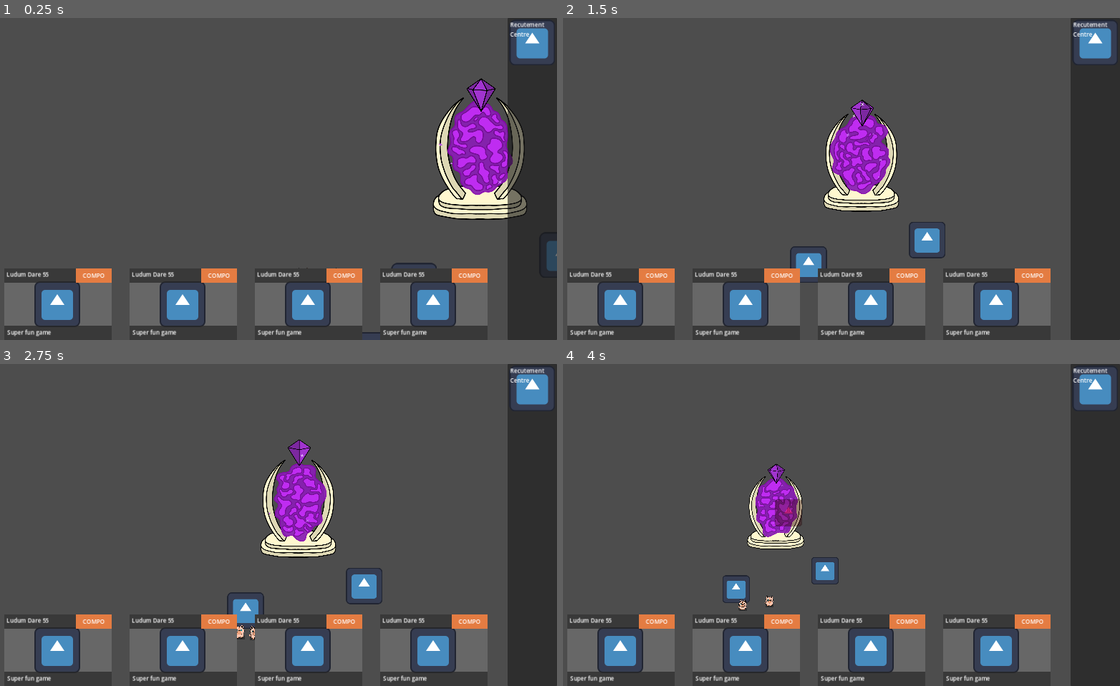
Above: before the commit, frames 1-4 (two rows, left to right).
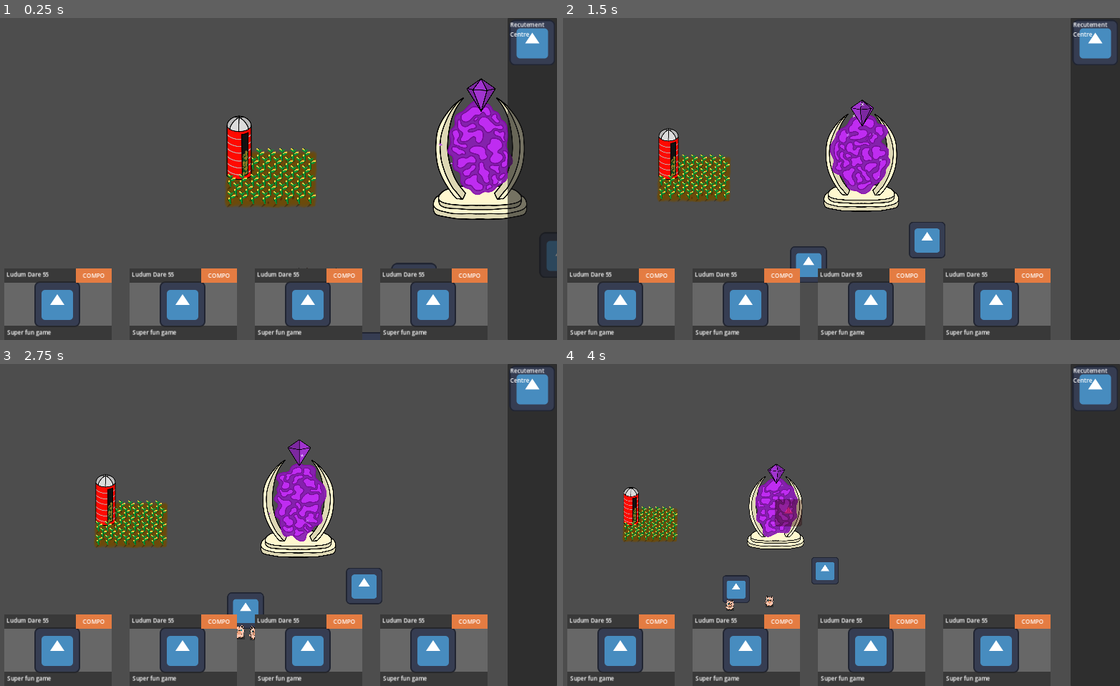
Above: after the commit, the same moments.

Repository: CiaranWoodward/LD55
Game: Godot game, scene res://Map/GameMap.tscn
Same seed, same stepped clock (60 frames per second), same inputs: the game is played once before the commit and once after it. The engine's default icon, where the game draws it, is replaced by a stand-in: a white triangle on a blue panel in a dark square.
Inputs (mouse positions are in pixels of both pictures, inside the frame that each line leads up to):
- Up to frame 1 (0.25 s): no input
- Up to frame 2 (1.5 s): move the mouse to (958, 162) at 0.52 s; hold Right (ui_right) 0.53-1.25 s; hold Mouse wheel down (zoom_in) 0.53-1.25 s; click (958, 162) at 0.67 s; drag from (718, 195) to (830, 265) at 1.27 s
- Up to frame 3 (2.75 s): click "Recutement Centre" at 2 s
- Up to frame 4 (4 s): move the mouse to (891, 454) at 2.77 s; hold Right (ui_right) 2.78-3.5 s; hold Mouse wheel down (zoom_in) 2.78-3.5 s; drag from (802, 589) to (785, 512) at 3.52 s

The runs differ from the first frame. In frame 1, 3.3% of the frame differs, in the area x 40-57%, y 30-59%; in frame 2, 2.1%; in frame 3, 2.1%; in frame 4, 1.3%.

Commit message:
added cornfield scene and graphics

Diff:
--- /dev/null
+++ b/Buildings/CornField.gd
@@ -0,0 +1,16 @@
+extends ProductionBuilding
+
+# Called when the node enters the scene tree for the first time.
+func _ready():
+	super._ready()
+	change_queue_count(Global.ResourceType.CAT, -1)
+
+# Called every frame. 'delta' is the elapsed time since the previous frame.
+func _process(delta):
+	super._process(delta)
+
+func do_build():
+	super.do_build()
+	var cat: Cat = load("res://Characters/Cat.tscn").instantiate()
+	cat.position = self.position
+	Global.game_map.add_character(cat)
--- /dev/null
+++ b/Buildings/CornField.tscn
@@ -0,0 +1,253 @@
+[gd_scene load_steps=10 format=3 uid="uid://c52obgi0jrhc1"]
+
+[ext_resource type="Script" path="res://Buildings/CornField.gd" id="1_2504k"]
+[ext_resource type="Texture2D" uid="uid://dp4ghly3jtsek" path="res://Graphics/Buildings/Ground0000.png" id="2_a2uwx"]
+[ext_resource type="Texture2D" uid="uid://dud533um7hrxk" path="res://Graphics/Buildings/CornField/Silo0000.png" id="2_bbyki"]
+[ext_resource type="PackedScene" uid="uid://dtejwydluj4u0" path="res://Buildings/CornStalk.tscn" id="2_clmvm"]
+[ext_resource type="Texture2D" uid="uid://ewhg68vdj3ix" path="res://Graphics/Buildings/GroundFlecks0000.png" id="3_ypu8m"]
+[ext_resource type="Texture2D" uid="uid://tyqbiq3emmtr" path="res://Graphics/Icons/WhiteSquare0000.png" id="6_8is2w"]
+[ext_resource type="Texture2D" uid="uid://co1lpbyvujc2b" path="res://Graphics/Buildings/CornField/CornBarTile0000.png" id="7_e3d3b"]
+[ext_resource type="Texture2D" uid="uid://b1433u6otf7xb" path="res://Graphics/Buildings/CornField/CornBarTop0000.png" id="8_ls4s7"]
+
+[sub_resource type="RectangleShape2D" id="RectangleShape2D_o5ibk"]
+size = Vector2(135, 136.5)
+
+[node name="CornField" type="Node2D"]
+script = ExtResource("1_2504k")
+
+[node name="Graphic" type="Node2D" parent="."]
+
+[node name="Ground" type="Node2D" parent="Graphic"]
+scale = Vector2(1.31401, 1.68064)
+
+[node name="Back" type="Sprite2D" parent="Graphic/Ground"]
+self_modulate = Color(0.419608, 0.290196, 0.0392157, 1)
+texture = ExtResource("2_a2uwx")
+
+[node name="Flecks" type="Sprite2D" parent="Graphic/Ground"]
+self_modulate = Color(0.498039, 0.286275, 0.0392157, 1)
+texture = ExtResource("3_ypu8m")
+
+[node name="Row6" type="Node2D" parent="Graphic"]
+position = Vector2(80, -120)
+
+[node name="CornStalk" parent="Graphic/Row6" instance=ExtResource("2_clmvm")]
+position = Vector2(-112, 56)
+scale = Vector2(0.5, 0.5)
+
+[node name="CornStalk2" parent="Graphic/Row6" instance=ExtResource("2_clmvm")]
+position = Vector2(-80, 56)
+scale = Vector2(0.5, 0.5)
+
+[node name="CornStalk3" parent="Graphic/Row6" instance=ExtResource("2_clmvm")]
+position = Vector2(-48, 56)
+scale = Vector2(0.5, 0.5)
+
+[node name="CornStalk4" parent="Graphic/Row6" instance=ExtResource("2_clmvm")]
+position = Vector2(-16, 56)
+scale = Vector2(0.5, 0.5)
+
+[node name="CornStalk5" parent="Graphic/Row6" instance=ExtResource("2_clmvm")]
+position = Vector2(16, 56)
+scale = Vector2(0.5, 0.5)
+
+[node name="Row5" type="Node2D" parent="Graphic"]
+position = Vector2(64, -96)
+
+[node name="CornStalk" parent="Graphic/Row5" instance=ExtResource("2_clmvm")]
+position = Vector2(-112, 56)
+scale = Vector2(0.5, 0.5)
+
+[node name="CornStalk2" parent="Graphic/Row5" instance=ExtResource("2_clmvm")]
+position = Vector2(-80, 56)
+scale = Vector2(0.5, 0.5)
+
+[node name="CornStalk3" parent="Graphic/Row5" instance=ExtResource("2_clmvm")]
+position = Vector2(-48, 56)
+scale = Vector2(0.5, 0.5)
+
+[node name="CornStalk4" parent="Graphic/Row5" instance=ExtResource("2_clmvm")]
+position = Vector2(-16, 56)
+scale = Vector2(0.5, 0.5)
+
+[node name="CornStalk5" parent="Graphic/Row5" instance=ExtResource("2_clmvm")]
+position = Vector2(16, 56)
+scale = Vector2(0.5, 0.5)
+
+[node name="CornStalk6" parent="Graphic/Row5" instance=ExtResource("2_clmvm")]
+position = Vector2(48, 56)
+scale = Vector2(0.5, 0.5)
+
+[node name="Silo" type="Sprite2D" parent="Graphic"]
+position = Vector2(-88, -88)
+scale = Vector2(0.650205, 0.650205)
+texture = ExtResource("2_bbyki")
+
+[node name="BarBack" type="Sprite2D" parent="Graphic/Silo"]
+self_modulate = Color(0.121569, 0.121569, 0.121569, 1)
+show_behind_parent = true
+position = Vector2(23.8388, 30.7595)
+scale = Vector2(0.353739, 1.96737)
+texture = ExtResource("6_8is2w")
+
+[node name="BarTile" type="TextureRect" parent="Graphic/Silo"]
+show_behind_parent = true
+offset_left = 14.0
+offset_top = 37.0
+offset_right = 44.0
+offset_bottom = 127.0
+texture = ExtResource("7_e3d3b")
+expand_mode = 1
+stretch_mode = 1
+
+[node name="BarTop" type="Sprite2D" parent="Graphic/Silo/BarTile"]
+position = Vector2(15, -15)
+texture = ExtResource("8_ls4s7")
+
+[node name="BarFront" type="Sprite2D" parent="Graphic/Silo"]
+self_modulate = Color(0, 0, 0, 0.431373)
+show_behind_parent = true
+position = Vector2(23.8388, 30.7595)
+scale = Vector2(0.353739, 1.96737)
+texture = ExtResource("6_8is2w")
+
+[node name="Row4" type="Node2D" parent="Graphic"]
+position = Vector2(80, -72)
+
+[node name="CornStalk" parent="Graphic/Row4" instance=ExtResource("2_clmvm")]
+position = Vector2(-112, 56)
+scale = Vector2(0.5, 0.5)
+
+[node name="CornStalk2" parent="Graphic/Row4" instance=ExtResource("2_clmvm")]
+position = Vector2(-80, 56)
+scale = Vector2(0.5, 0.5)
+
+[node name="CornStalk3" parent="Graphic/Row4" instance=ExtResource("2_clmvm")]
+position = Vector2(-48, 56)
+scale = Vector2(0.5, 0.5)
+
+[node name="CornStalk4" parent="Graphic/Row4" instance=ExtResource("2_clmvm")]
+position = Vector2(-16, 56)
+scale = Vector2(0.5, 0.5)
+
+[node name="CornStalk5" parent="Graphic/Row4" instance=ExtResource("2_clmvm")]
+position = Vector2(16, 56)
+scale = Vector2(0.5, 0.5)
+
+[node name="Row3" type="Node2D" parent="Graphic"]
+position = Vector2(0, -48)
+
+[node name="CornStalk" parent="Graphic/Row3" instance=ExtResource("2_clmvm")]
+position = Vector2(-112, 56)
+scale = Vector2(0.5, 0.5)
+
+[node name="CornStalk2" parent="Graphic/Row3" instance=ExtResource("2_clmvm")]
+position = Vector2(-80, 56)
+scale = Vector2(0.5, 0.5)
+
+[node name="CornStalk3" parent="Graphic/Row3" instance=ExtResource("2_clmvm")]
+position = Vector2(-48, 56)
+scale = Vector2(0.5, 0.5)
+
+[node name="CornStalk4" parent="Graphic/Row3" instance=ExtResource("2_clmvm")]
+position = Vector2(-16, 56)
+scale = Vector2(0.5, 0.5)
+
+[node name="CornStalk5" parent="Graphic/Row3" instance=ExtResource("2_clmvm")]
+position = Vector2(16, 56)
+scale = Vector2(0.5, 0.5)
+
+[node name="CornStalk6" parent="Graphic/Row3" instance=ExtResource("2_clmvm")]
+position = Vector2(48, 56)
+scale = Vector2(0.5, 0.5)
+
+[node name="CornStalk7" parent="Graphic/Row3" instance=ExtResource("2_clmvm")]
+position = Vector2(80, 56)
+scale = Vector2(0.5, 0.5)
+
+[node name="CornStalk8" parent="Graphic/Row3" instance=ExtResource("2_clmvm")]
+position = Vector2(112, 56)
+scale = Vector2(0.5, 0.5)
+
+[node name="Row2" type="Node2D" parent="Graphic"]
+position = Vector2(16, -24)
+
+[node name="CornStalk" parent="Graphic/Row2" instance=ExtResource("2_clmvm")]
+position = Vector2(-112, 56)
+scale = Vector2(0.5, 0.5)
+
+[node name="CornStalk2" parent="Graphic/Row2" instance=ExtResource("2_clmvm")]
+position = Vector2(-80, 56)
+scale = Vector2(0.5, 0.5)
+
+[node name="CornStalk3" parent="Graphic/Row2" instance=ExtResource("2_clmvm")]
+position = Vector2(-48, 56)
+scale = Vector2(0.5, 0.5)
+
+[node name="CornStalk4" parent="Graphic/Row2" instance=ExtResource("2_clmvm")]
+position = Vector2(-16, 56)
+scale = Vector2(0.5, 0.5)
+
+[node name="CornStalk5" parent="Graphic/Row2" instance=ExtResource("2_clmvm")]
+position = Vector2(16, 56)
+scale = Vector2(0.5, 0.5)
+
+[node name="CornStalk6" parent="Graphic/Row2" instance=ExtResource("2_clmvm")]
+position = Vector2(48, 56)
+scale = Vector2(0.5, 0.5)
+
+[node name="CornStalk7" parent="Graphic/Row2" instance=ExtResource("2_clmvm")]
+position = Vector2(80, 56)
+scale = Vector2(0.5, 0.5)
+
+[node name="Row1" type="Node2D" parent="Graphic"]
+
+[node name="CornStalk" parent="Graphic/Row1" instance=ExtResource("2_clmvm")]
+position = Vector2(-112, 56)
+scale = Vector2(0.5, 0.5)
+
+[node name="CornStalk2" parent="Graphic/Row1" instance=ExtResource("2_clmvm")]
+position = Vector2(-80, 56)
+scale = Vector2(0.5, 0.5)
+
+[node name="CornStalk3" parent="Graphic/Row1" instance=ExtResource("2_clmvm")]
+position = Vector2(-48, 56)
+scale = Vector2(0.5, 0.5)
+
+[node name="CornStalk4" parent="Graphic/Row1" instance=ExtResource("2_clmvm")]
+position = Vector2(-16, 56)
+scale = Vector2(0.5, 0.5)
+
+[node name="CornStalk5" parent="Graphic/Row1" instance=ExtResource("2_clmvm")]
+position = Vector2(16, 56)
+scale = Vector2(0.5, 0.5)
+
+[node name="CornStalk6" parent="Graphic/Row1" instance=ExtResource("2_clmvm")]
+position = Vector2(48, 56)
+scale = Vector2(0.5, 0.5)
+
+[node name="CornStalk7" parent="Graphic/Row1" instance=ExtResource("2_clmvm")]
+position = Vector2(80, 56)
+scale = Vector2(0.5, 0.5)
+
+[node name="CornStalk8" parent="Graphic/Row1" instance=ExtResource("2_clmvm")]
+position = Vector2(112, 56)
+scale = Vector2(0.5, 0.5)
+
+[node name="CollectionNode" type="Marker2D" parent="."]
+position = Vector2(-88, -88)
+scale = Vector2(0.650205, 0.650205)
+
+[node name="BuildPrevention" type="Area2D" parent="."]
+scale = Vector2(2.83117, 1.658)
+collision_layer = 3
+
+[node name="BuildPreventionShape" type="CollisionShape2D" parent="BuildPrevention"]
+visible = false
+position = Vector2(0.5, -0.25)
+scale = Vector2(0.680533, 0.680533)
+shape = SubResource("RectangleShape2D_o5ibk")
+
+[node name="Polygon2D" type="Polygon2D" parent="."]
+color = Color(1, 1, 1, 0)
+polygon = PackedVector2Array(-66, -67, 67, -67, 66, 67, 28, 68, 29, -16, -26, -16, -27, 68, -66, 66)
--- /dev/null
+++ b/Buildings/CornStalk.tscn
@@ -0,0 +1,62 @@
+[gd_scene load_steps=6 format=3 uid="uid://dtejwydluj4u0"]
+
+[ext_resource type="Texture2D" uid="uid://chb6e5j7ffuo2" path="res://Graphics/Buildings/CornField/CornShadow0000.png" id="1_lbyfu"]
+[ext_resource type="Texture2D" uid="uid://bv1ja8dyp5iy" path="res://Graphics/Buildings/CornField/Corn0000.png" id="2_ruwi4"]
+
+[sub_resource type="Animation" id="Animation_tn6fw"]
+resource_name = "Sway"
+length = 1.2
+loop_mode = 1
+tracks/0/type = "value"
+tracks/0/imported = false
+tracks/0/enabled = true
+tracks/0/path = NodePath("Corn:skew")
+tracks/0/interp = 1
+tracks/0/loop_wrap = true
+tracks/0/keys = {
+"times": PackedFloat32Array(0, 0.3, 0.6, 0.9, 1.2),
+"transitions": PackedFloat32Array(0.784584, 1.46409, 0.68302, 1.23114, 1),
+"update": 0,
+"values": [0.0, 0.0872665, 0.0, -0.0872665, 0.0]
+}
+
+[sub_resource type="Animation" id="Animation_jy4ig"]
+length = 0.001
+tracks/0/type = "value"
+tracks/0/imported = false
+tracks/0/enabled = true
+tracks/0/path = NodePath("Corn:skew")
+tracks/0/interp = 1
+tracks/0/loop_wrap = true
+tracks/0/keys = {
+"times": PackedFloat32Array(0),
+"transitions": PackedFloat32Array(1),
+"update": 0,
+"values": [0.0]
+}
+
+[sub_resource type="AnimationLibrary" id="AnimationLibrary_0xnn2"]
+_data = {
+"RESET": SubResource("Animation_jy4ig"),
+"Sway": SubResource("Animation_tn6fw")
+}
+
+[node name="CornStalk" type="Node2D"]
+position = Vector2(0, -27)
+
+[node name="Shadow" type="Sprite2D" parent="."]
+position = Vector2(0, 27)
+texture = ExtResource("1_lbyfu")
+offset = Vector2(0, -27)
+
+[node name="Corn" type="Sprite2D" parent="."]
+position = Vector2(0, 27)
+texture = ExtResource("2_ruwi4")
+offset = Vector2(0, -27)
+
+[node name="Sway" type="AnimationPlayer" parent="."]
+libraries = {
+"": SubResource("AnimationLibrary_0xnn2")
+}
+autoplay = "Sway"
+speed_scale = 0.4
--- a/Buildings/RecutementCentre.tscn
+++ b/Buildings/RecutementCentre.tscn
@@ -19,6 +19,6 @@
 position = Vector2(0.5, -0.25)
 shape = SubResource("RectangleShape2D_o5ibk")
 
-[node name="Polygon2D" type="Polygon2D" parent="."]
+[node name="NavVoid" type="Polygon2D" parent="."]
 color = Color(1, 1, 1, 0)
 polygon = PackedVector2Array(-66, -67, 67, -67, 66, 67, 28, 68, 29, -16, -26, -16, -27, 68, -66, 66)
--- a/Map/GameMap.tscn
+++ b/Map/GameMap.tscn
@@ -9,6 +9,7 @@
 [ext_resource type="PackedScene" uid="uid://dol2yvdyffyc5" path="res://Characters/Witch.tscn" id="5_g2ini"]
 [ext_resource type="PackedScene" uid="uid://cqtw2u46g28co" path="res://Buildings/EndGame.tscn" id="6_5nybr"]
 [ext_resource type="Script" path="res://Map/PlayerCam.gd" id="6_5o6ap"]
+[ext_resource type="PackedScene" uid="uid://c52obgi0jrhc1" path="res://Buildings/CornField.tscn" id="10_3752r"]
 
 [sub_resource type="NavigationPolygon" id="NavigationPolygon_imvrd"]
 outlines = Array[PackedVector2Array]([PackedVector2Array(-571, -416, 1749, -422, 1799, 1434, -652, 1424)])
@@ -66,3 +67,5 @@
 
 [node name="GameFollowPoint" type="Marker2D" parent="."]
 position = Vector2(735, 1112)
+
+[node name="CornField" parent="." instance=ExtResource("10_3752r")]
Binary file changed: Graphics/Buildings/CornField/Corn0000.png
Not shown, added: Graphics/Buildings/CornField/Corn0000.png.import
Binary file added: Graphics/Buildings/CornField/CornBarTile0000.png
Not shown, added: Graphics/Buildings/CornField/CornBarTile0000.png.import
Binary file added: Graphics/Buildings/CornField/CornBarTop0000.png
Not shown, added: Graphics/Buildings/CornField/CornBarTop0000.png.import
Binary file added: Graphics/Buildings/CornField/CornShadow0000.png
Not shown, added: Graphics/Buildings/CornField/CornShadow0000.png.import
Binary file added: Graphics/Buildings/CornField/Silo0000.png
Not shown, added: Graphics/Buildings/CornField/Silo0000.png.import
Binary file added: Graphics/Buildings/Ground0000.png
Not shown, added: Graphics/Buildings/Ground0000.png.import
(and 15 more such lines)
